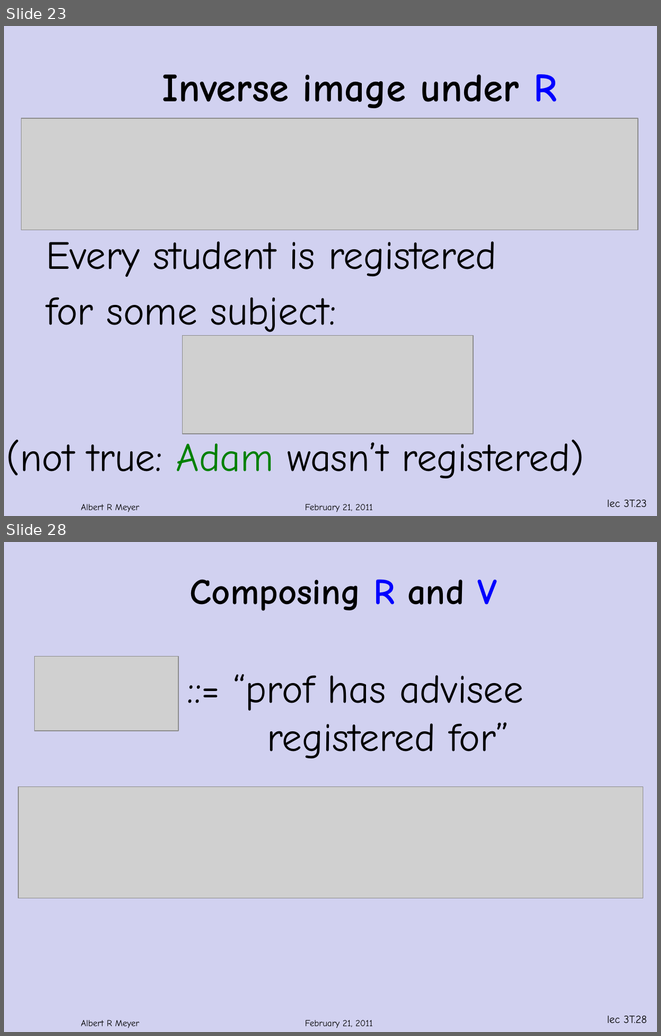
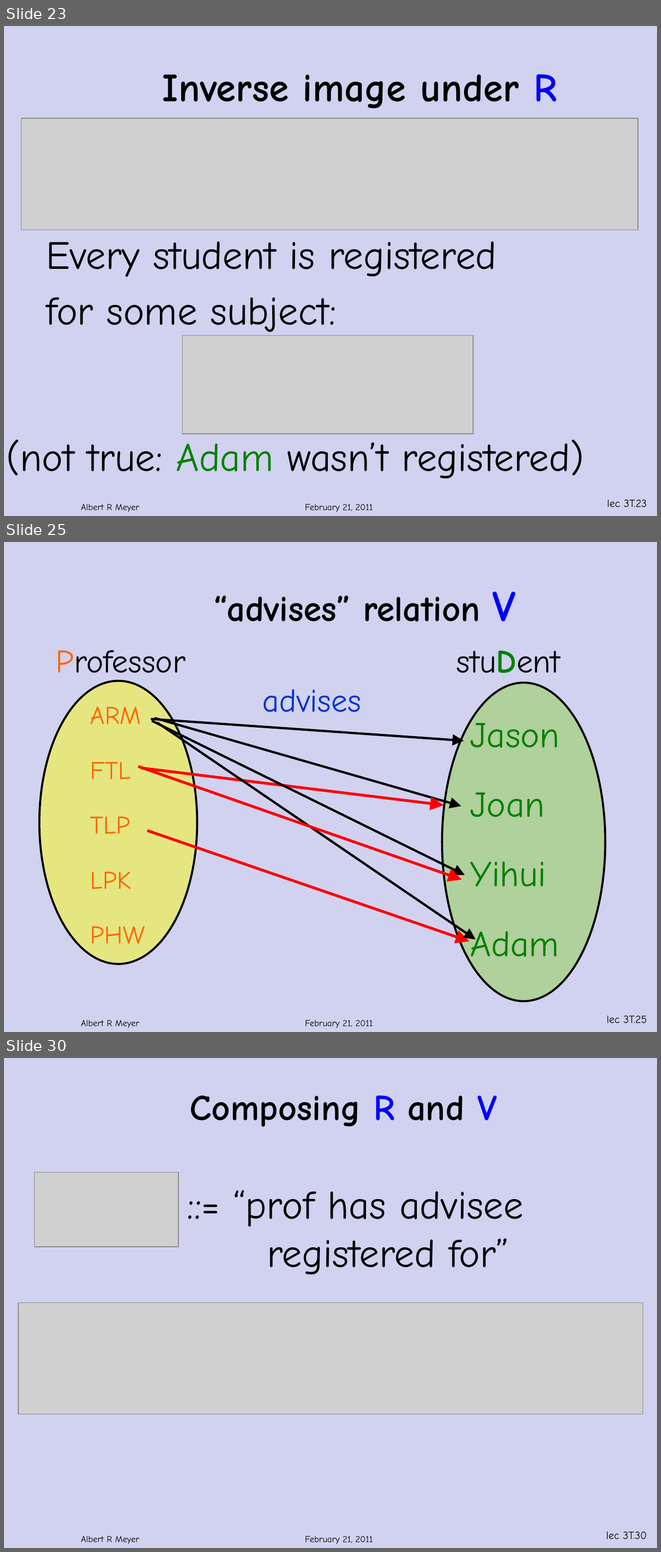
Before and after one commit to armeyer/mcs_web, a slide deck: spring12/slidesS12/relations.pptx. Shown one above the other, each under a label of ours: slides 23 and 28 before the commit, slides 23, 25 and 30 after it; the slides between them are not shown. The pictures are 661x1036 and 661x1552 pixels, drawn with LibreOffice and Linux fonts; fonts in the diff are those of the drawing; grey boxes stand for pictures; background and template pictures are left out. Boxes give left, top, right and bottom in pixels: in the first picture for what was removed or moved away, otherwise in the second. Text is boxed around its words. In the diff, an @@ line names an element or a change of style, - is before the commit and + after.

```diff
--- a/spring12/slidesS12/relations.pptx
+++ b/spring12/slidesS12/relations.pptx
@@ slide 25 added at <box>4,542,657,1032</box>, background #D1D1F0; not listed: 3 template elements that a slide beside it also shows @@
@@ title added at <box>213,591,515,622</box>, 40 pt, text #000000, bold @@
+“advises” relation V
@@ text added at <box>56,650,186,683</box>, 36 pt, text #000000 @@
+Professor
@@ text added at <box>457,650,560,683</box>, 36 pt, text #000000 @@
+stuDent
@@ ellipse added at <box>40,680,197,963</box>, fill #FFFF00 at 46% opacity, outline #000000 2.25 pt @@
@@ ellipse added at <box>442,682,606,1001</box>, fill #92D050 at 52% opacity, outline #000000 2.25 pt @@
@@ text added at <box>263,689,361,712</box>, 36 pt, text #0033CC @@
+advises
@@ text added at <box>90,706,145,943</box>, 28 pt, text #FF6600 @@
+ARM
+FTL
+TLP
+LPK
+PHW
@@ text added at <box>470,716,560,967</box>, 40 pt, text #008000 @@
+Jason
+Joan
+Yihui
+Adam
@@ arrow added from (151, 719) to (464, 741), #000000 2.5 pt @@
@@ arrow added from (151, 721) to (465, 875), #000000 2.5 pt @@
@@ arrow added from (155, 717) to (461, 806), #000000 2.5 pt @@
@@ arrow added from (158, 722) to (476, 939), #000000 2.5 pt @@
@@ arrow added from (139, 767) to (462, 880), #FF0000 3 pt @@
@@ arrow added from (141, 768) to (444, 805), #FF0000 3 pt @@
@@ arrow added from (147, 831) to (469, 941), #FF0000 3 pt @@
@@ what was slide 28 is now slide 30 @@
@@ page number at <box>606,1531,647,1539</box>: text changed @@
-lec 3T.28
+lec 3T.30
```
Also in this commit, not shown: 6 slides changed, 1 other slide added.
